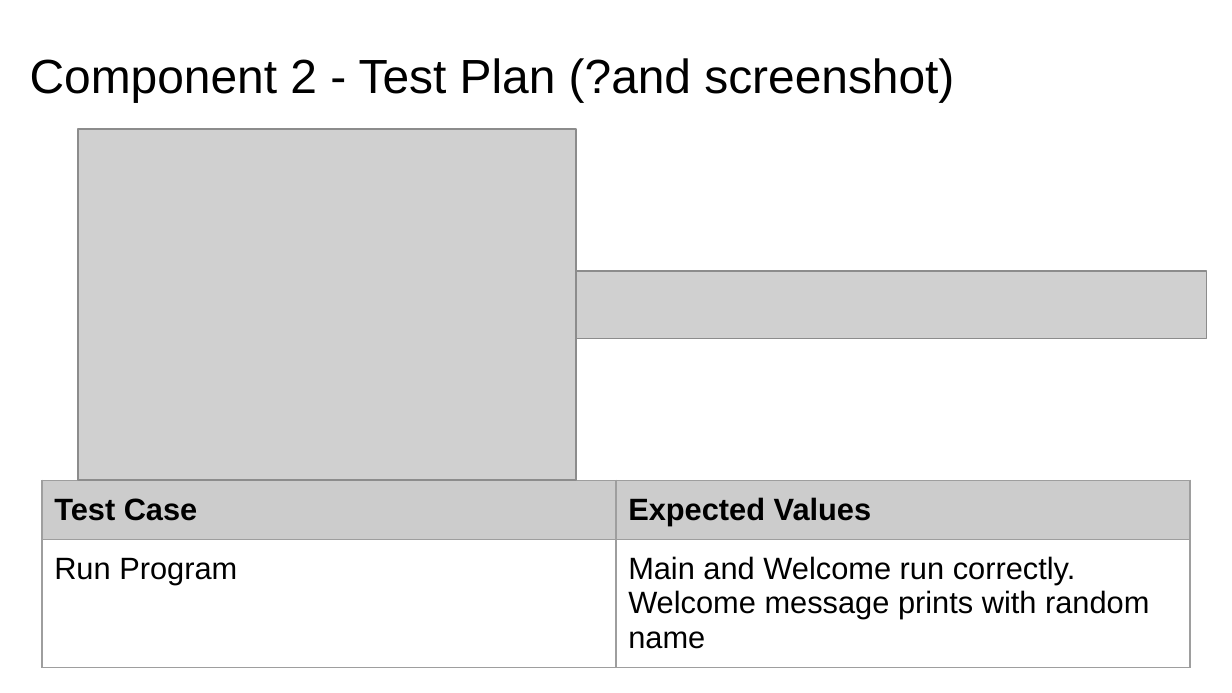
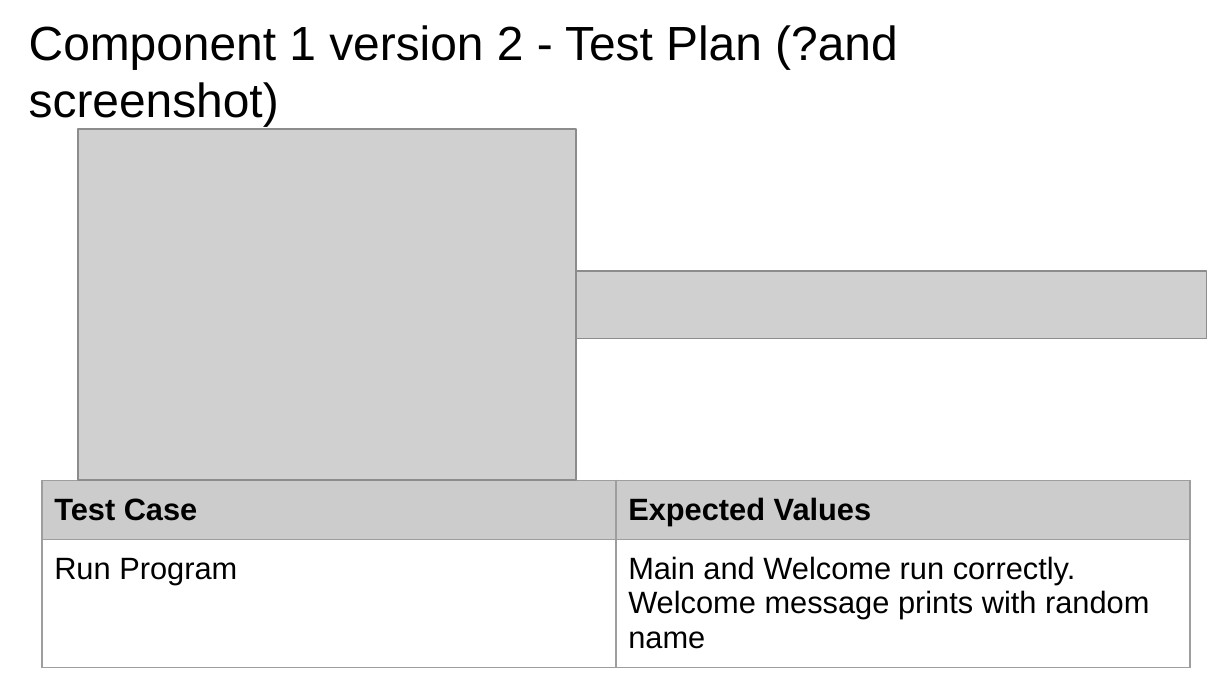
Before and after one commit to randombrunch/Pizza_Bot, a slide deck: slide 6 of 022_91893+_+91897+Documentation.pptx. Drawn at 1232x693 pixels with LibreOffice and Linux fonts; fonts in the diff are those of the drawing; grey boxes stand for pictures. Boxes give left, top, right and bottom in pixels: in the first picture for what was removed or moved away, otherwise in the second. Text is boxed around its words. In the diff, an @@ line names an element or a change of style, - is before the commit and + after.

```diff
--- a/022_91893+_+91897+Documentation.pptx
+++ b/022_91893+_+91897+Documentation.pptx
@@ title at [29, 25, 897, 126]: text changed @@
-Component 2 - Test Plan (?and screenshot)
+Component 1 version 2 - Test Plan (?and screenshot)
```
Also in this commit, not shown: 6 slides added, 3 other files.
